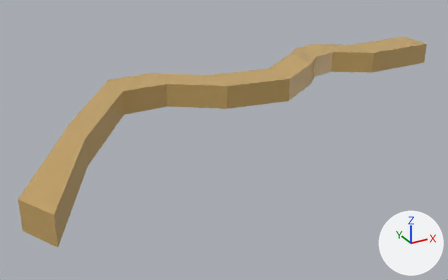
A saved change to the FBX model Assets/Imports/TestCaveSystem/IntroCaveSystem.fbx.
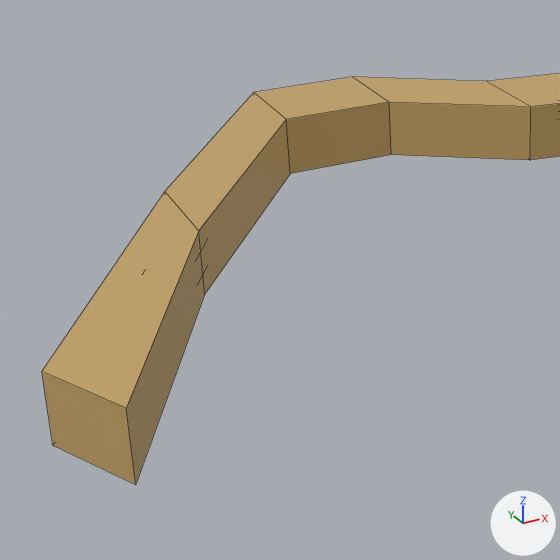
Each version appears first whole from a camera (50 mm lens) standing at (-46.97, -46.04, 17.45) and looking at (-24.92, -5.94, -2.6), and next in a close-up on the part from 0% to 54% of the width and 14% to 100% of the height. The axes (+X, +Y, +Z) are drawn at lower right. The lights are the same throughout. The close-ups show mesh edges as thin lines. Where no turn or scale is listed for an object, it has been applied to the vertices.

Before the edit, the objects in view are built like this:
```python
me_cube_001 = bpy.data.meshes.new('Cube.001')
me_cube_001.from_pydata(...)  # 356 vertices, 344 faces; spans x -42.5..1.0, y -17.4..3.8, z -1.0..1.4
me_cube_001.materials.append(mat_material)  # orange #c6a465
ob_cube = bpy.data.objects.new('Cube', me_cube_001)
ob_cube.location = (0.0, 0.0, 0.0)
```
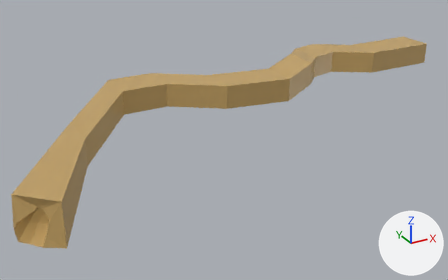
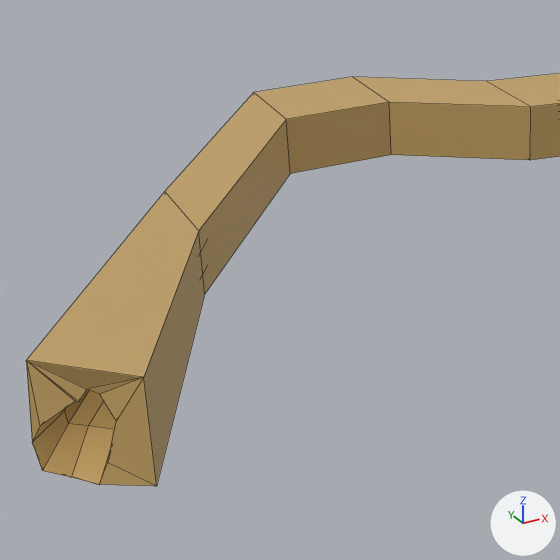
Boxes [x1, y1, x2, y2] around the edits, measured in the close-ups (560 x 560 px):
'Cube', reshaped: before [42, 73, 560, 484]; after [26, 73, 560, 486]
part 1 of me_cube_001, built on: before [42, 192, 205, 484]; after [26, 192, 205, 486]

The change in detail:
me_cube_001 is used by ob_cube; location (0.0, 0.0, 0.0).
me_cube_001 had 356 vertices, 344 faces and spanned x -42.5..1.0, y -17.4..3.8, z -1.0..1.4.
me_cube_001 now has 367 vertices, 367 faces and spans x -43.0..1.0, y -17.1..3.8, z -1.4..1.5.
Part 1, on me_cube_001:
3 vertices are removed from x -42.5..-41.2, y -17.4..-14.8, z -1.0..1.0.
6 faces are deleted.
1 vertex moves from x -41.2, y -17.4, z -1.0 to x -40.7, y -17.1, z -1.4.
14 vertices are added at x -43.0..-40.7, y -17.1..-15.0, z -1.4..1.5.
29 new faces join them.
